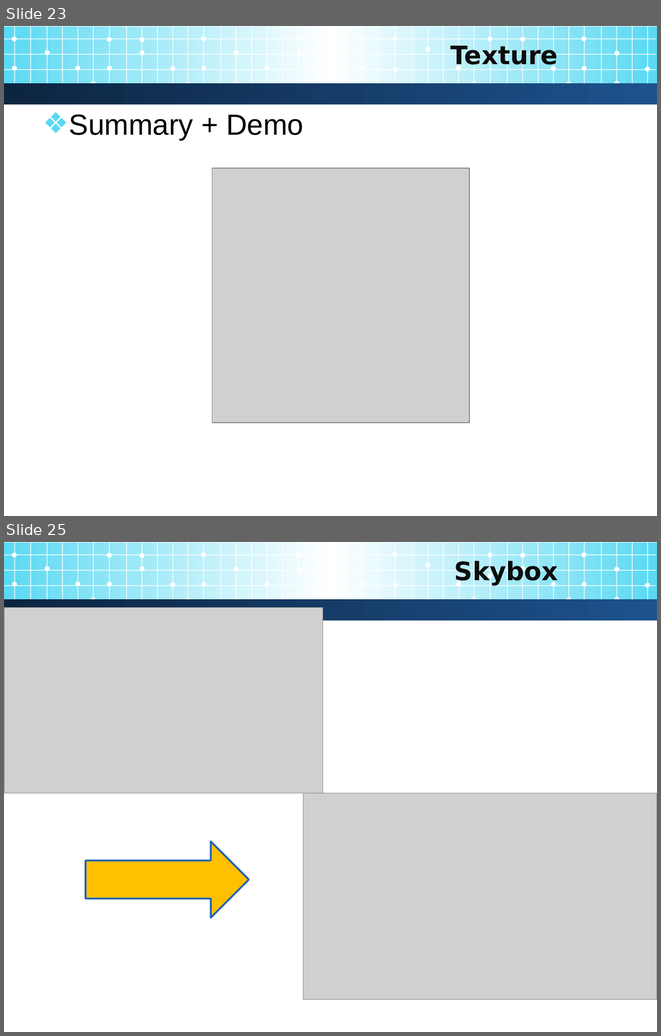
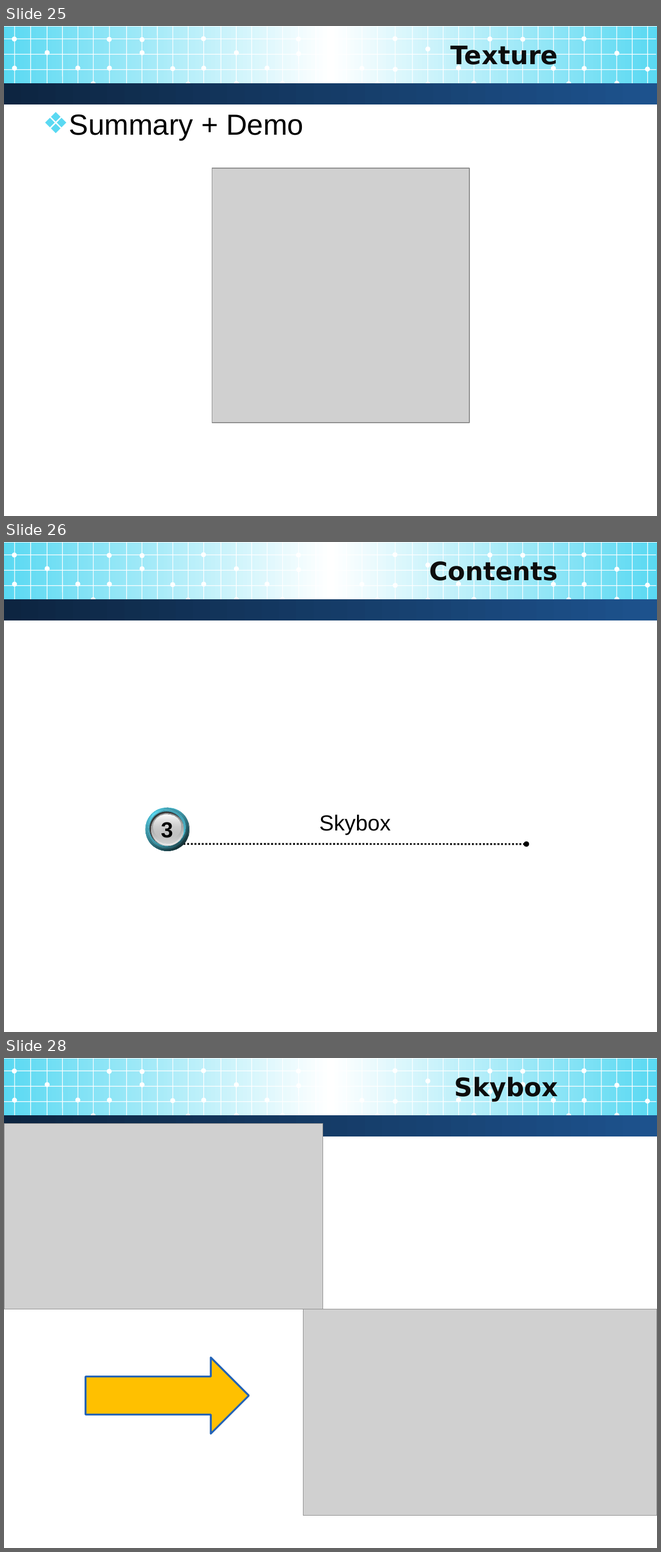
Before and after one commit to jundat/jogl-tank3d, a slide deck: Slide/3D Programming.pptx. Shown one above the other, each under a label of ours: slides 23 and 25 before the commit, slides 25, 26 and 28 after it; the slides between them are not shown. The pictures are 661x1036 and 661x1552 pixels, drawn with LibreOffice and Linux fonts; fonts in the diff are those of the drawing; grey boxes stand for pictures; background and template pictures are left out. Boxes give left, top, right and bottom in pixels: in the first picture for what was removed or moved away, otherwise in the second. Text is boxed around its words. In the diff, an @@ line names an element or a change of style, - is before the commit and + after.

```diff
--- a/Slide/3D Programming.pptx
+++ b/Slide/3D Programming.pptx
@@ slide 26 added at [4,542,657,1032], background #FFFFFF; not listed: 88 template elements that a slide beside it also shows @@
@@ title added at [429,559,558,586], 28 pt, text #0D0D0D, bold @@
+Contents
@@ group added at [146,807,527,851]: 9 ellipses, 2 texts, 1 arrow @@
+Skybox
+3
@@ what was slide 23 is now slide 25 @@
@@ what was slide 25 is now slide 28 @@
```
Also in this commit, not shown: 3 slides changed, 10 other slides added, 1 slide removed.
